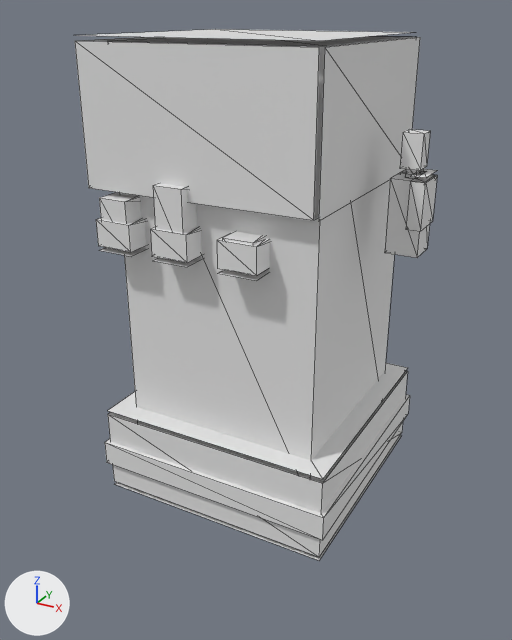
Before and after pictures for a commit that changed the OBJ model tools/armor_src/models/entity/abbot/chest_arm_r.obj.
Camera for both pictures: a camera (50 mm lens) standing at (0.102, -0.902, 1.45) and looking at (-0.378, -0.029, 1.013). Lighting does not change. The marker at lower left points along +X, +Y and +Z. The first picture is the older version. Mesh edges are drawn as thin lines. Where no turn or scale is listed for an object, it has been applied to the vertices.

The scene before the commit, as lines of its bpy script (objects in view):
```python
me_chest_arm_r = bpy.data.meshes.new('chest_arm_r')
me_chest_arm_r.from_pydata(...)  # 148 vertices, 168 faces; spans x -0.562..-0.138, y -0.187..0.188, z 0.744..1.419
# before: 32 (-0.562, -0.169, 1.413) at pixel (74, 40), 33 (-0.562, -0.169, 1.225) at pixel (88, 187), 34 (-0.225, -0.169, 1.225) at pixel (313, 220), 35 (-0.225, -0.169, 1.413) at pixel (319, 47), 36 (-0.225, 0.169, 1.413) at pixel (416, 36)
# before: 37 (-0.225, 0.169, 1.225), 38 (-0.562, 0.169, 1.225), 39 (-0.562, 0.169, 1.413)
ob_chest_arm_r = bpy.data.objects.new('chest_arm_r', me_chest_arm_r)
ob_chest_arm_r.location = (0.0, 0.0, 0.0)
```
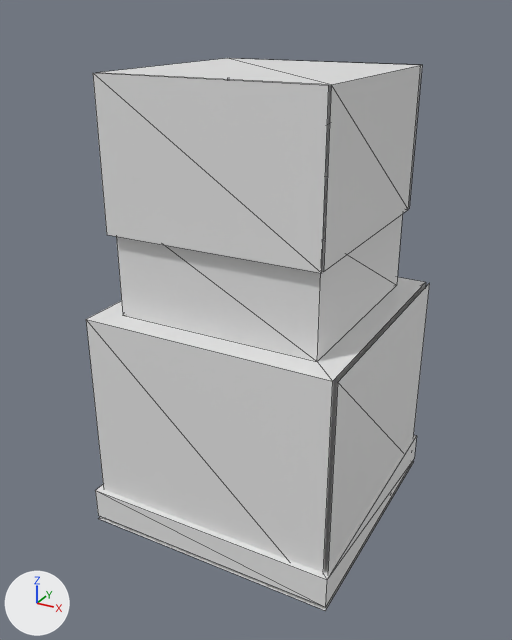
Location of each change, (x1, y1, x2, y2) in pixels of the pictures (512 x 640 px; the box of a moved part takes in the faces that stretch with it):
'chest_arm_r', reshaped: before (75, 29, 437, 560); after (86, 58, 430, 611)
part 1 of me_chest_arm_r, added: after (116, 177, 403, 362)
part 2 of me_chest_arm_r, moved or reshaped: before (150, 227, 202, 263); after (95, 415, 417, 607)
part 3 of me_chest_arm_r, rebuilt (7% wider, 52% shorter): before (108, 37, 412, 482); after (97, 58, 421, 272)
part 4 of me_chest_arm_r, rebuilt (13% wider, 59% taller): before (108, 371, 408, 557); after (86, 277, 426, 573)
part 5 of me_chest_arm_r, deleted: before (76, 29, 437, 560)
part 6 of me_chest_arm_r, moved or reshaped: before (75, 36, 416, 220); after (93, 58, 430, 611)

The edits, one by one:
me_chest_arm_r is used by ob_chest_arm_r; location (0.0, 0.0, 0.0).
Verts and faces of me_chest_arm_r; kept vertices keep their numbers, new ones are numbered from 148.
me_chest_arm_r had 148 vertices, 168 faces and spanned x -0.562..-0.138, y -0.187..0.188, z 0.744..1.419.
me_chest_arm_r now has 48 vertices, 48 faces and spans x -0.578..-0.172, y -0.203..0.203, z 0.681..1.375.
me_chest_arm_r part 1: a new loose piece, a box spanning x -0.531..-0.219, y -0.156..0.156, z 1.038..1.2.
me_chest_arm_r part 2: the loose piece of 8 vertices spanning x -0.45..-0.394, y -0.184..0.184, z 1.15..1.188 is scaled about its middle by (7.22, 1.1, 1.33), then moved by (0.047, 0.0, -0.456).
me_chest_arm_r part 3: the loose piece of 8 vertices spanning x -0.525..-0.225, y -0.15..0.15, z 0.812..1.413 is rebuilt with 8 vertices and now spans x -0.538..-0.213, y -0.162..0.163, z 1.163..1.375.
me_chest_arm_r part 4: the loose piece of 8 vertices spanning x -0.556..-0.194, y -0.181..0.181, z 0.75..0.875 is rebuilt with 8 vertices and now spans x -0.569..-0.181, y -0.194..0.194, z 0.688..1.038.
me_chest_arm_r part 5: 19 loose pieces with 116 vertices, spanning x -0.562..-0.138, y -0.187..0.188, z 0.744..1.419, are deleted.
Part 6, on me_chest_arm_r:
Vertices deleted: 32 to 39 (with the faces that use them).
New vertex 148 is at (-0.538, -0.169, 1.375), pixel (92, 72).
New vertex 149 is at (-0.538, -0.169, 1.163), pixel (106, 234).
New vertex 150 is at (-0.538, 0.169, 1.163).
New vertex 151 is at (-0.538, 0.169, 1.375), pixel (229, 58).
New vertices 152 to 155 stand at vertices 148 to 151, in that order, plus (0.325, 0.0, 0.0).
New vertex 156 is at (-0.175, -0.194, 1.038), pixel (337, 382).
New vertex 157 is at (-0.175, -0.194, 0.688).
New vertex 158 is at (-0.175, 0.194, 0.688).
New vertex 159 is at (-0.175, 0.194, 1.038), pixel (429, 282).
New vertex 160 is at (-0.578, -0.203, 0.681), pixel (98, 518).
New vertex 161 is at (-0.578, 0.203, 0.681).
New vertex 162 is at (-0.172, 0.203, 0.681), pixel (413, 461).
New vertex 163 is at (-0.172, -0.203, 0.681), pixel (325, 610).
New faces: (148, 149, 153), (148, 153, 152), (150, 155, 154), (150, 151, 155), (156, 157, 158), (156, 158, 159).
New faces: (160, 161, 162), (160, 162, 163).
